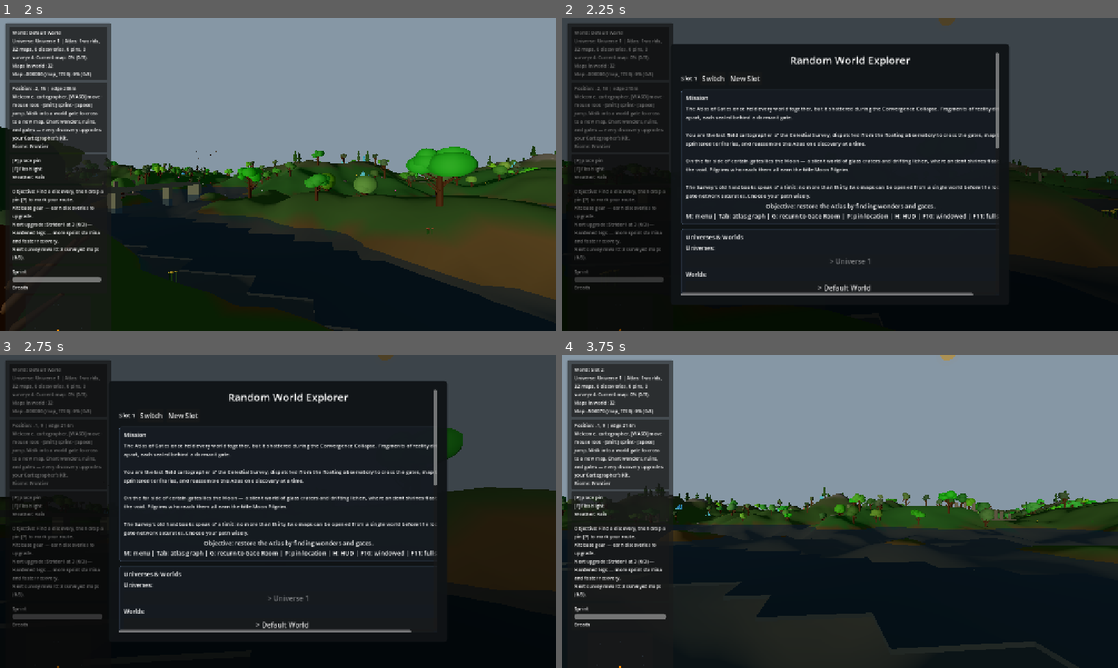
Above: before the commit, frames 1-4 (two rows, left to right).
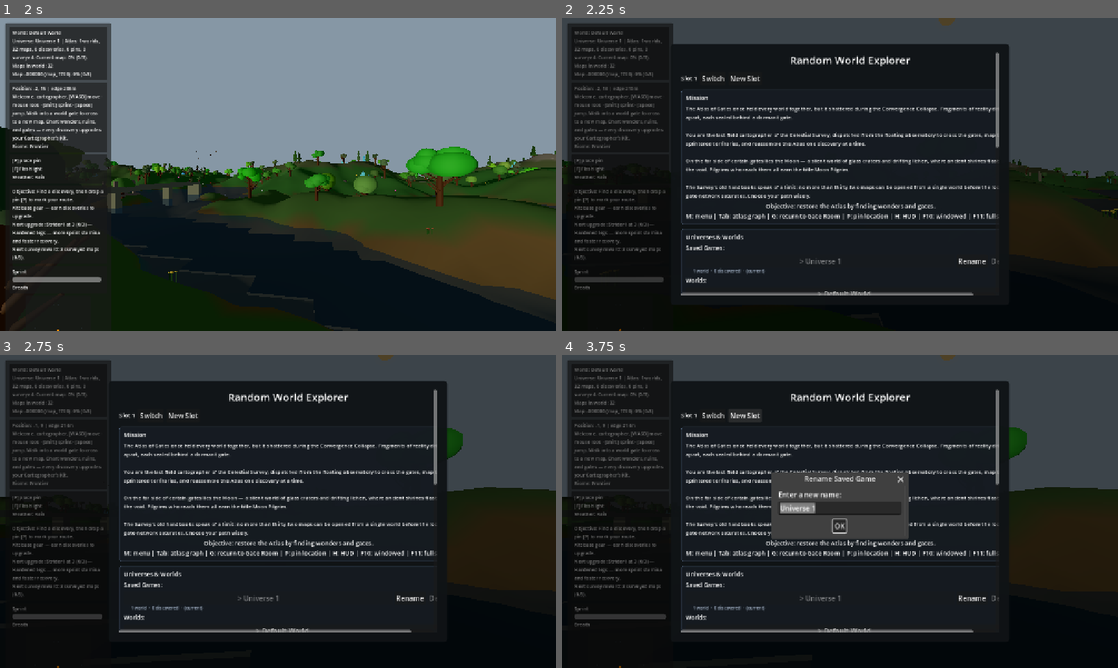
Above: after the commit, the same moments.

Repository: emkey1/Gatewalk
Game: Godot game, scene res://scenes/main.tscn
The game is run twice, just before and just after one commit, with the same random seed, the same clock (stepped at 60 frames per second) and the same inputs.
Inputs (mouse positions are in pixels of both pictures, inside the frame that each line leads up to):
- Up to frame 1 (2 s): tap Enter at 0.5 s; move the mouse to (305, 174) at 0.52 s; hold Shift (sprint) 0.53-1.28 s; hold W (move_forward) from 0.53 s (still down); tap Space (jump) at 0.77, 1.07, 1.52, 1.82 s; move the mouse to (250, 174) at 1.27 s; tap E at 1.35 s
- Up to frame 2 (2.25 s): keep holding W (move_forward); move the mouse to (851, 168) at 2.02 s; tap M at 2.1 s
- Up to frame 3 (2.75 s): keep holding W (move_forward)
- Up to frame 4 (3.75 s): release W (move_forward) at 2.75 s; click (973, 599) at 2.75 s, where only the run after the commit has a clickable "Rename"; click "New Slot" at 3.5 s

Frame 1 is identical in both runs. In frame 2, 0.6% of the frame differs, in the area x 22-79%, y 41-89%; in frame 3, 0.6%; in frame 4, 61%, in the area x 0-100%, y 0-100%.

Commit message:
Make the save system legible: rich saved-games browser
The save backend already supported multiple universes (each a self-contained game with its own worlds/maps/discoveries) — you can have several — but the menu listed them as bare names with no metadata and no management, so multiple games felt like one indistinguishable blob.

Reframed universes as Saved Games in the menu:

- Each game now shows a summary line: worlds, total discoveries, and how long ago it was last played (e.g. '1 world · 54 discovered · played 40m ago').

- Per-game Load / Rename / Delete buttons (delete guarded: never the current or last game; confirmation dialog).

- 'New Universe' -> '+ New Game (Universe)', and it now saves the current game first so nothing is lost when you start a fresh one.

Verified headless (summary text, rename + delete persist across reload, menu builds clean) with a byte-for-byte save backup/restore so testing couldn't corrupt the real save; 3 existing universes confirmed intact. VALIDATION OK, INTEGRATION OK.

Co-Authored-By: Claude Opus 4.8 <noreply@anthropic.com>

Diff:
--- a/scripts/Main.gd
+++ b/scripts/Main.gd
@@ -1574,7 +1574,7 @@
 	var atlas_section: VBoxContainer = _add_menu_section(list, "Atlas & Progress")
 
 	var universe_header := Label.new()
-	universe_header.text = "Universes:"
+	universe_header.text = "Saved Games:"
 	universe_header.add_theme_font_size_override("font_size", 13)
 	worlds_section.add_child(universe_header)
 
@@ -1585,12 +1585,41 @@
 	for universe_key in universes.keys():
 		var uid: String = str(universe_key)
 		var universe: Dictionary = universes[uid]
-		var universe_btn := Button.new()
-		universe_btn.text = ("> " if uid == current_universe_id else "  ") + str(universe.get("name", uid))
-		universe_btn.disabled = uid == current_universe_id
-		universe_btn.size_flags_horizontal = Control.SIZE_EXPAND_FILL
-		universe_btn.pressed.connect(_switch_universe.bind(uid))
-		universe_list.add_child(universe_btn)
+		var is_cur: bool = uid == current_universe_id
+
+		var card := VBoxContainer.new()
+		card.add_theme_constant_override("separation", 0)
+		universe_list.add_child(card)
+
+		var row := HBoxContainer.new()
+		row.add_theme_constant_override("separation", 4)
+		card.add_child(row)
+
+		var load_btn := Button.new()
+		load_btn.text = ("> " if is_cur else "   ") + str(universe.get("name", uid))
+		load_btn.disabled = is_cur
+		load_btn.tooltip_text = "Load this saved game"
+		load_btn.size_flags_horizontal = Control.SIZE_EXPAND_FILL
+		load_btn.pressed.connect(_switch_universe.bind(uid))
+		row.add_child(load_btn)
+
+		var ren_btn := Button.new()
+		ren_btn.text = "Rename"
+		ren_btn.pressed.connect(_rename_universe.bind(uid))
+		row.add_child(ren_btn)
+
+		var del_btn := Button.new()
+		del_btn.text = "Delete"
+		del_btn.disabled = is_cur or universes.size() <= 1
+		del_btn.tooltip_text = "Switch to another game first" if is_cur else "Delete this saved game"
+		del_btn.pressed.connect(_delete_universe.bind(uid))
+		row.add_child(del_btn)
+
+		var summary := Label.new()
+		summary.text = "      " + _universe_summary(universe) + ("  ·  (current)" if is_cur else "")
+		summary.add_theme_font_size_override("font_size", 10)
+		summary.modulate = Color(0.66, 0.72, 0.8)
+		card.add_child(summary)
 
 	var world_header := Label.new()
 	world_header.text = "Worlds:"
@@ -1662,7 +1691,8 @@
 	world_list.add_child(new_world_btn)
 
 	var new_universe_btn := Button.new()
-	new_universe_btn.text = "New Universe"
+	new_universe_btn.text = "+ New Game (Universe)"
+	new_universe_btn.tooltip_text = "Start a fresh saved game with its own worlds, kept separate from the others"
 	new_universe_btn.pressed.connect(_start_new_game)
 	world_list.add_child(new_universe_btn)
 
@@ -2144,6 +2174,7 @@
 
 func _start_new_game() -> void:
 	_close_menu()
+	_save_world_data()  # preserve the current saved game before starting a fresh one
 	var created: Dictionary = _create_universe_with_default_world("Universe " + str(_get_universe_count() + 1), "Default World")
 	var universe_id: String = str(created.get("universe_id", ""))
 	var universe: Dictionary = created.get("universe", {})
@@ -2154,6 +2185,105 @@
 	_apply_current_universe_runtime_state()
 	_save_world_data()
 	_load_map(world_id, root_map_id)
+
+
+# One-line summary of a saved game (universe) for the menu: worlds, total
+# discoveries across all its maps, and how long ago it was last saved.
+func _universe_summary(universe: Dictionary) -> String:
+	var worlds: Dictionary = universe.get("worlds", {})
+	var world_count: int = worlds.size()
+	var disc: int = 0
+	for w in worlds.values():
+		var maps: Dictionary = (w as Dictionary).get("maps", {})
+		for m in maps.values():
+			disc += (m as Dictionary).get("discoveries", {}).size()
+	var parts: Array = []
+	parts.append(str(world_count) + (" world" if world_count == 1 else " worlds"))
+	parts.append(str(disc) + " discovered")
+	var unix: int = int(universe.get("last_explicit_save_unix", 0))
+	if unix > 0:
+		parts.append("played " + _relative_time(unix))
+	return "  ·  ".join(parts)
+
+
+func _relative_time(unix_time: int) -> String:
+	var delta: int = maxi(0, int(Time.get_unix_time_from_system()) - unix_time)
+	if delta < 60:
+		return "just now"
+	if delta < 3600:
+		return str(delta / 60) + "m ago"
+	if delta < 86400:
+		return str(delta / 3600) + "h ago"
+	return str(delta / 86400) + "d ago"
+
+
+func _rename_universe(universe_id: String) -> void:
+	var universes: Dictionary = save_data.get("universes", {})
+	if not universes.has(universe_id):
+		return
+	var current_name: String = str((universes[universe_id] as Dictionary).get("name", universe_id))
+	var dialog := AcceptDialog.new()
+	dialog.title = "Rename Saved Game"
+	var vb := VBoxContainer.new()
+	dialog.add_child(vb)
+	var label := Label.new()
+	label.text = "Enter a new name:"
+	vb.add_child(label)
+	var line_edit := LineEdit.new()
+	line_edit.text = current_name
+	line_edit.select_all()
+	line_edit.custom_minimum_size = Vector2(240, 0)
+	vb.add_child(line_edit)
+	dialog.register_text_enter(line_edit)
+	if menu_layer != null:
+		menu_layer.add_child(dialog)
+	else:
+		add_child(dialog)
+	dialog.popup_centered(Vector2i(300, 100))
+	dialog.confirmed.connect(func():
+		var new_name: String = line_edit.text.strip_edges()
+		if new_name != "":
+			_apply_universe_rename(universe_id, new_name)
+			_show_main_menu()
+	)
+
+
+func _apply_universe_rename(universe_id: String, new_name: String) -> void:
+	var universes: Dictionary = save_data.get("universes", {})
+	if not universes.has(universe_id):
+		return
+	var universe: Dictionary = universes[universe_id]
+	universe["name"] = new_name
+	_set_universe(universe_id, universe)
+	_save_world_data()
+
+
+func _delete_universe(universe_id: String) -> void:
+	var universes: Dictionary = save_data.get("universes", {})
+	if not universes.has(universe_id) or universe_id == current_universe_id or universes.size() <= 1:
+		return
+	var nm: String = str((universes[universe_id] as Dictionary).get("name", universe_id))
+	var dialog := ConfirmationDialog.new()
+	dialog.title = "Delete Saved Game"
+	dialog.dialog_text = "Permanently delete \"" + nm + "\"? This cannot be undone."
+	if menu_layer != null:
+		menu_layer.add_child(dialog)
+	else:
+		add_child(dialog)
+	dialog.popup_centered(Vector2i(360, 120))
+	dialog.confirmed.connect(func():
+		_apply_universe_delete(universe_id)
+		_show_main_menu()
+	)
+
+
+func _apply_universe_delete(universe_id: String) -> void:
+	var universes: Dictionary = save_data.get("universes", {})
+	if not universes.has(universe_id) or universe_id == current_universe_id or universes.size() <= 1:
+		return
+	universes.erase(universe_id)
+	save_data["universes"] = universes
+	_save_world_data()
 
 
 func _create_new_slot() -> void:
